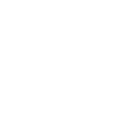
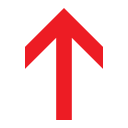
Revision of a layered w=128, h=128 image; what changed, layer by layer:
painted on "Arrow 7 1" over box(25, 8, 103, 120)
